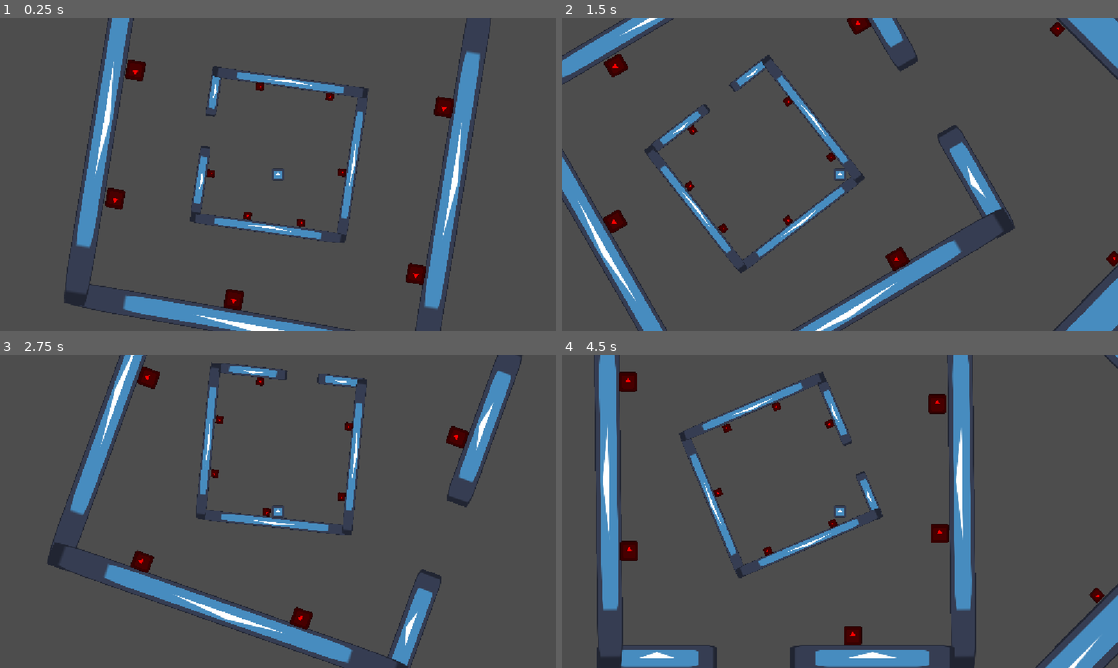
Above: before the commit, frames 1-4 (two rows, left to right).
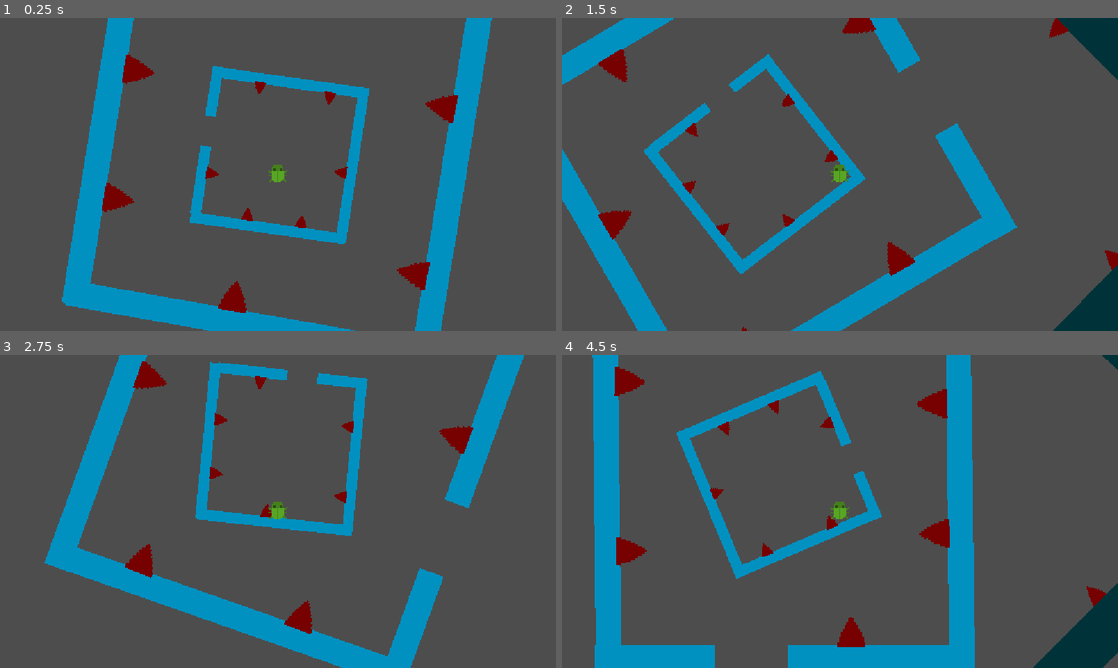
Above: after the commit, the same moments.

Repository: Noob-97/very-serious-game-jam
Game: Godot game, scene res://test3.tscn
The game is run twice, just before and just after one commit, with the same random seed, the same clock (stepped at 60 frames per second) and the same inputs. The engine's default icon, where the game draws it, is replaced by a stand-in: a white triangle on a blue panel in a dark square.
Inputs:
- Up to frame 1 (0.25 s): no input
- Up to frame 2 (1.5 s): hold D (RightKey) from 0.53 s (still down); tap Space (JumpKey) at 0.77 s
- Up to frame 3 (2.75 s): tap Space (JumpKey) at 1.52 s; release D (RightKey) at 2.03 s; hold A (LeftKey) from 2.03 s (still down)
- Up to frame 4 (4.5 s): release A (LeftKey) at 2.78 s; hold D (RightKey) 2.78-4.28 s; tap Space (JumpKey) at 3.02, 3.77 s; hold A (LeftKey) from 4.28 s (still down)

The runs differ from the first frame. In frame 1, 17% of the frame differs, in the area x 11-89%, y 0-100%; in frame 2, 17%; in frame 3, 17%; in frame 4, 20%, in the area x 5-100%, y 0-100%.

Commit message:
Placeholder sprites replaced

Diff:
--- a/Wheel3.tscn
+++ b/Wheel3.tscn
@@ -1,7 +1,7 @@
 [gd_scene format=3 uid="uid://dhwn0tdsp18wy"]
 
 [ext_resource type="Script" uid="uid://dkcaw51o8hmlr" path="res://SPIN.gd" id="1_4dkq8"]
-[ext_resource type="Texture2D" uid="uid://mbd28176frto" path="res://icon.svg" id="2_nvrne"]
+[ext_resource type="Texture2D" uid="uid://ccyhf0kjs8tqb" path="res://Sprites/square.png" id="2_4dkq8"]
 [ext_resource type="PackedScene" uid="uid://csvwbgfsg7kfd" path="res://kill.tscn" id="3_ohk73"]
 
 [sub_resource type="RectangleShape2D" id="RectangleShape2D_g4v7s"]
@@ -15,9 +15,10 @@
 scale = Vector2(0.3200003, 1)
 
 [node name="Sprite2D" type="Sprite2D" parent="StaticBody2D" unique_id=4086171]
+modulate = Color(0, 0.21742246, 0.24136797, 1)
 position = Vector2(-7.6293945e-06, 156)
 scale = Vector2(2.5312498, 0.17187491)
-texture = ExtResource("2_nvrne")
+texture = ExtResource("2_4dkq8")
 
 [node name="CollisionShape2D" type="CollisionShape2D" parent="StaticBody2D" unique_id=286673992]
 position = Vector2(2, 155)
@@ -27,9 +28,10 @@
 position = Vector2(0, -306)
 
 [node name="Sprite2D" type="Sprite2D" parent="StaticBody2D2" unique_id=748220252]
+modulate = Color(0, 0.21742246, 0.24136797, 1)
 position = Vector2(-7.6293945e-06, 156)
 scale = Vector2(2.5312498, 0.17187491)
-texture = ExtResource("2_nvrne")
+texture = ExtResource("2_4dkq8")
 
 [node name="CollisionShape2D" type="CollisionShape2D" parent="StaticBody2D2" unique_id=608199213]
 position = Vector2(2, 155)
@@ -40,9 +42,10 @@
 rotation = -1.5827397
 
 [node name="Sprite2D" type="Sprite2D" parent="StaticBody2D3" unique_id=1581337247]
+modulate = Color(0, 0.21742246, 0.24136797, 1)
 position = Vector2(-7.6293945e-06, 156)
 scale = Vector2(2.5312498, 0.17187491)
-texture = ExtResource("2_nvrne")
+texture = ExtResource("2_4dkq8")
 
 [node name="CollisionShape2D" type="CollisionShape2D" parent="StaticBody2D3" unique_id=1412749783]
 position = Vector2(2, 155)
@@ -53,9 +56,10 @@
 rotation = -1.5827397
 
 [node name="Sprite2D" type="Sprite2D" parent="StaticBody2D4" unique_id=1083239956]
+modulate = Color(0, 0.21742246, 0.24136797, 1)
 position = Vector2(-7.6293945e-06, 156)
 scale = Vector2(2.5312498, 0.17187491)
-texture = ExtResource("2_nvrne")
+texture = ExtResource("2_4dkq8")
 
 [node name="CollisionShape2D" type="CollisionShape2D" parent="StaticBody2D4" unique_id=1179446544]
 position = Vector2(2, 155)
@@ -66,9 +70,10 @@
 scale = Vector2(0.4400003, 1)
 
 [node name="Sprite2D" type="Sprite2D" parent="StaticBody2D5" unique_id=1357065064]
+modulate = Color(0, 0.21742246, 0.24136797, 1)
 position = Vector2(-7.6293945e-06, 156)
 scale = Vector2(2.5312498, 0.17187491)
-texture = ExtResource("2_nvrne")
+texture = ExtResource("2_4dkq8")
 
 [node name="CollisionShape2D" type="CollisionShape2D" parent="StaticBody2D5" unique_id=1566331023]
 position = Vector2(2, 155)
@@ -76,28 +81,35 @@
 
 [node name="kill" parent="." unique_id=1858201397 instance=ExtResource("3_ohk73")]
 position = Vector2(143, 49)
+rotation = -1.5874223
 scale = Vector2(0.14, 0.149)
 
 [node name="kill2" parent="." unique_id=458522302 instance=ExtResource("3_ohk73")]
 position = Vector2(142, -18)
+rotation = -1.5627935
 scale = Vector2(0.14, 0.149)
 
 [node name="kill3" parent="." unique_id=1992858690 instance=ExtResource("3_ohk73")]
 position = Vector2(141, -82)
+rotation = -1.5845585
 scale = Vector2(0.14, 0.149)
 
 [node name="kill4" parent="." unique_id=221524444 instance=ExtResource("3_ohk73")]
 position = Vector2(52, -136)
+rotation = 3.130746
 scale = Vector2(0.14, 0.149)
 
 [node name="kill5" parent="." unique_id=883905724 instance=ExtResource("3_ohk73")]
 position = Vector2(-62, -136)
+rotation = 3.1388042
 scale = Vector2(0.14, 0.149)
 
 [node name="kill7" parent="." unique_id=1916654999 instance=ExtResource("3_ohk73")]
 position = Vector2(-136, -28)
+rotation = 1.5910999
 scale = Vector2(0.14, 0.149)
 
 [node name="kill8" parent="." unique_id=1253772381 instance=ExtResource("3_ohk73")]
 position = Vector2(-135, 29)
+rotation = 1.5508469
 scale = Vector2(0.14, 0.149)
--- a/kill.tscn
+++ b/kill.tscn
@@ -1,6 +1,6 @@
 [gd_scene format=3 uid="uid://csvwbgfsg7kfd"]
 
-[ext_resource type="Texture2D" uid="uid://mbd28176frto" path="res://icon.svg" id="1_it5pd"]
+[ext_resource type="Texture2D" uid="uid://bgstx2477ncr3" path="res://Sprites/sprite_1.png" id="1_it5pd"]
 
 [sub_resource type="RectangleShape2D" id="RectangleShape2D_g4v7s"]
 size = Vector2(20, 22.570211)
@@ -9,7 +9,9 @@
 
 [node name="Sprite2D" type="Sprite2D" parent="." unique_id=1380825777]
 modulate = Color(1, 0, 0, 1)
-scale = Vector2(0.27999985, 0.27999985)
+texture_filter = 1
+position = Vector2(1.9999992, -10)
+scale = Vector2(3.7333329, 3.1333334)
 texture = ExtResource("1_it5pd")
 
 [node name="Node2D" type="CollisionShape2D" parent="." unique_id=498138501]
--- a/node_2d.tscn
+++ b/node_2d.tscn
@@ -1,7 +1,7 @@
 [gd_scene format=3 uid="uid://c3j4lpq1cm8qt"]
 
 [ext_resource type="Script" uid="uid://dkcaw51o8hmlr" path="res://SPIN.gd" id="1_0e48y"]
-[ext_resource type="Texture2D" uid="uid://mbd28176frto" path="res://icon.svg" id="2_epypp"]
+[ext_resource type="Texture2D" uid="uid://ccyhf0kjs8tqb" path="res://Sprites/square.png" id="2_epypp"]
 [ext_resource type="PackedScene" uid="uid://csvwbgfsg7kfd" path="res://kill.tscn" id="3_epypp"]
 
 [sub_resource type="RectangleShape2D" id="RectangleShape2D_g4v7s"]
@@ -15,6 +15,7 @@
 scale = Vector2(0.3200003, 1)
 
 [node name="Sprite2D" type="Sprite2D" parent="StaticBody2D" unique_id=4086171]
+modulate = Color(7.412136e-06, 0.61870885, 0.8209848, 1)
 position = Vector2(-7.6293945e-06, 156)
 scale = Vector2(2.5312498, 0.17187491)
 texture = ExtResource("2_epypp")
@@ -27,6 +28,7 @@
 position = Vector2(0, -306)
 
 [node name="Sprite2D" type="Sprite2D" parent="StaticBody2D2" unique_id=748220252]
+modulate = Color(7.412136e-06, 0.61870885, 0.8209848, 1)
 position = Vector2(-7.6293945e-06, 156)
 scale = Vector2(2.5312498, 0.17187491)
 texture = ExtResource("2_epypp")
@@ -40,6 +42,7 @@
 rotation = -1.5827397
 
 [node name="Sprite2D" type="Sprite2D" parent="StaticBody2D3" unique_id=1581337247]
+modulate = Color(7.412136e-06, 0.61870885, 0.8209848, 1)
 position = Vector2(-7.6293945e-06, 156)
 scale = Vector2(2.5312498, 0.17187491)
 texture = ExtResource("2_epypp")
@@ -53,6 +56,7 @@
 rotation = -1.5827397
 
 [node name="Sprite2D" type="Sprite2D" parent="StaticBody2D4" unique_id=1083239956]
+modulate = Color(7.412136e-06, 0.61870885, 0.8209848, 1)
 position = Vector2(-7.6293945e-06, 156)
 scale = Vector2(2.5312498, 0.17187491)
 texture = ExtResource("2_epypp")
@@ -66,6 +70,7 @@
 scale = Vector2(0.4400003, 1)
 
 [node name="Sprite2D" type="Sprite2D" parent="StaticBody2D5" unique_id=1357065064]
+modulate = Color(7.412136e-06, 0.61870885, 0.8209848, 1)
 position = Vector2(-7.6293945e-06, 156)
 scale = Vector2(2.5312498, 0.17187491)
 texture = ExtResource("2_epypp")
@@ -76,22 +81,27 @@
 
 [node name="kill" parent="." unique_id=1858201397 instance=ExtResource("3_epypp")]
 position = Vector2(137, 49)
+rotation = -1.5858892
 scale = Vector2(0.43999755, 0.46922907)
 
 [node name="kill2" parent="." unique_id=320358999 instance=ExtResource("3_epypp")]
 position = Vector2(135, -63)
+rotation = -1.5879254
 scale = Vector2(0.43999755, 0.46922907)
 
 [node name="kill3" parent="." unique_id=1668671024 instance=ExtResource("3_epypp")]
 position = Vector2(19, -131)
+rotation = 3.1318069
 scale = Vector2(0.43999755, 0.46922907)
 
 [node name="kill4" parent="." unique_id=702853859 instance=ExtResource("3_epypp")]
 position = Vector2(-132, -82)
+rotation = 1.596159
 scale = Vector2(0.43999755, 0.46922907)
 
 [node name="kill5" parent="." unique_id=505930990 instance=ExtResource("3_epypp")]
 position = Vector2(-131, 64)
+rotation = 1.5765442
 scale = Vector2(0.43999755, 0.46922907)
 
 [node name="kill6" parent="." unique_id=262099822 instance=ExtResource("3_epypp")]
--- a/player.tscn
+++ b/player.tscn
@@ -1,7 +1,7 @@
 [gd_scene format=3 uid="uid://cofgqrrnshw5y"]
 
 [ext_resource type="Script" uid="uid://oov74fjx6rik" path="res://player.gd" id="1_onrkg"]
-[ext_resource type="Texture2D" uid="uid://mbd28176frto" path="res://icon.svg" id="2_i3pqv"]
+[ext_resource type="Texture2D" uid="uid://qeoscg7do12" path="res://Sprites/sprite_0.png" id="2_onrkg"]
 
 [sub_resource type="RectangleShape2D" id="RectangleShape2D_g4v7s"]
 size = Vector2(130, 129)
@@ -10,7 +10,10 @@
 script = ExtResource("1_onrkg")
 
 [node name="Sprite2D" type="Sprite2D" parent="." unique_id=644688294]
-texture = ExtResource("2_i3pqv")
+texture_filter = 1
+position = Vector2(-6.4999914, 2.4999952)
+scale = Vector2(8.433333, 8.699999)
+texture = ExtResource("2_onrkg")
 
 [node name="CollisionShape2D" type="CollisionShape2D" parent="." unique_id=375537495]
 position = Vector2(-1, 0.5)
Binary file added: Sprites/sprite_0.png
Not shown, added: Sprites/sprite_0.png.import
Binary file added: Sprites/sprite_1.png
Not shown, added: Sprites/sprite_1.png.import
Binary file added: Sprites/sprite_2.png
Not shown, added: Sprites/sprite_2.png.import
Binary file added: Sprites/sprite_3.png
Not shown, added: Sprites/sprite_3.png.import
Binary file added: Sprites/sprite_4.png
Not shown, changed: Sprites/sprite_4.png.import
Binary file added: Sprites/square.png
Not shown, added: Sprites/square.png.import
(and 1 more such lines)
